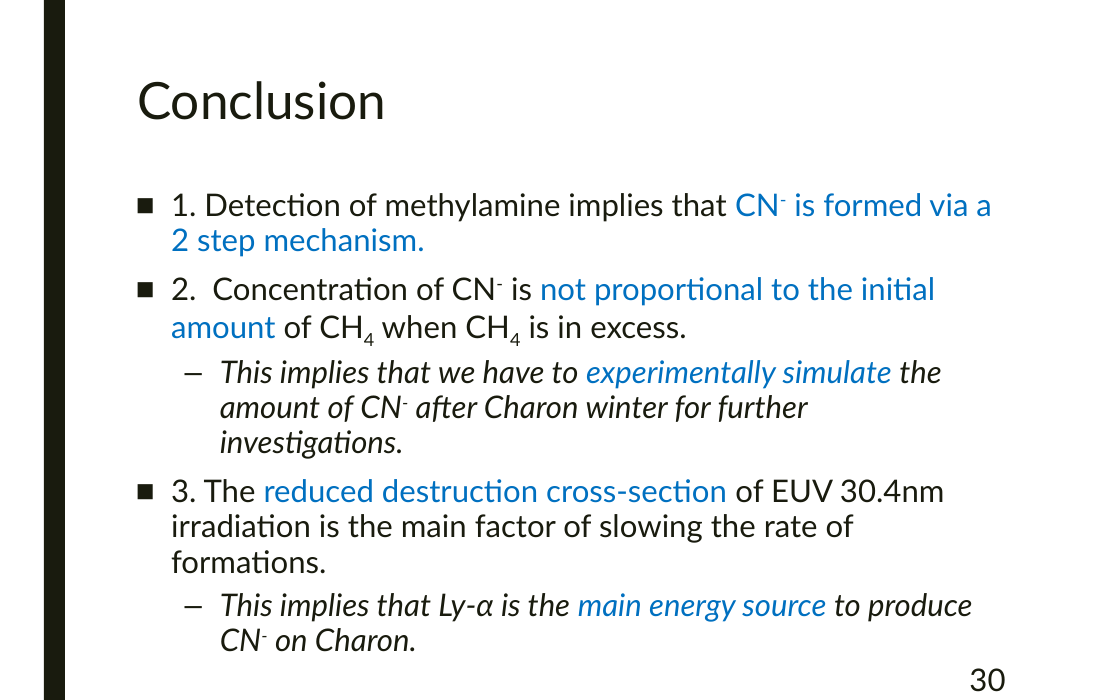
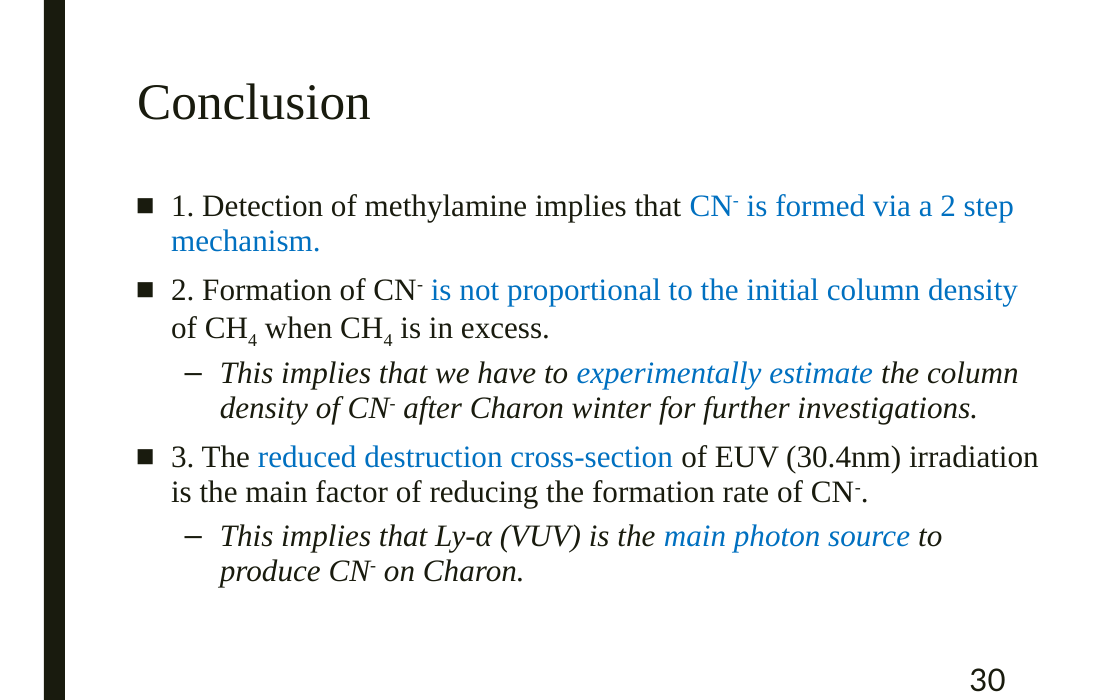
Before and after one commit to samuello1228/lily, a slide deck: slide 30 of doc/VUV and EUV irradiation of CH4 + NH3.pptx. Drawn at 1120x700 pixels with LibreOffice and Linux fonts; fonts in the diff are those of the drawing. Boxes give left, top, right and bottom in pixels: in the first picture for what was removed or moved away, otherwise in the second. Text is boxed around its words. In the diff, an @@ line names an element or a change of style, - is before the commit and + after.

```diff
--- a/doc/VUV and EUV irradiation of CH4 + NH3.pptx
+++ b/doc/VUV and EUV irradiation of CH4 + NH3.pptx
@@ title "Conclusion" at bbox=[137, 83, 371, 120]: font Lato to Times New Roman @@
@@ text at bbox=[171, 194, 1014, 252]: font Lato to Times New Roman in "1. Detection of methylamine implies that CN- ..." @@
@@ text at bbox=[171, 278, 1039, 586]: text changed; font Lato to Times New Roman @@
-■ 2. Concentration of CN- is not proportional to the initial amount of CH4 when CH4 is in excess.
-  – This implies that we have to experimentally simulate the amount of CN- after Charon winter for further investigations.
-■ 3. The reduced destruction cross-section of EUV 30.4nm irradiation is the main factor of slowing the rate of formations.
-  – This implies that Ly-α is the main energy source to produce CN- on Charon.
+■ 2. Formation of CN- is not proportional to the initial column density of CH4 when CH4 is in excess.
+  – This implies that we have to experimentally estimate the column density of CN- after Charon winter for further investigations.
+■ 3. The reduced destruction cross-section of EUV (30.4nm) irradiation is the main factor of reducing the formation rate of CN-.
+  – This implies that Ly-α (VUV) is the main photon source to produce CN- on Charon.
```
Also in this commit, not shown: 11 other slides changed, 1 other file.
